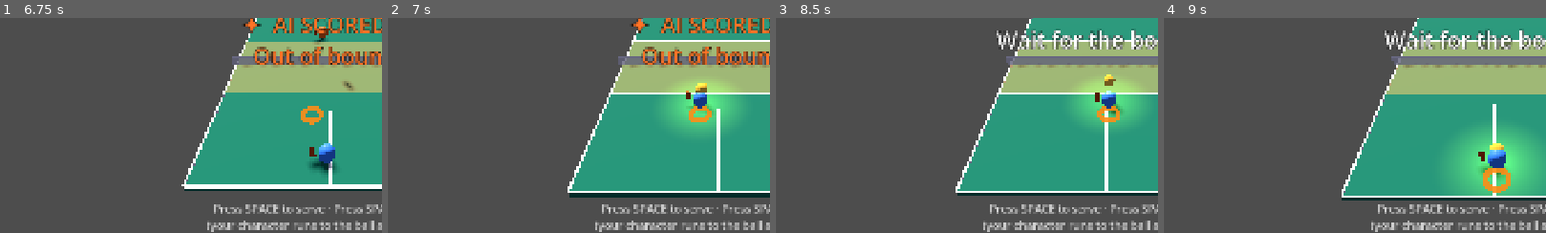
Above: before the commit, frames 1-4 (left to right).
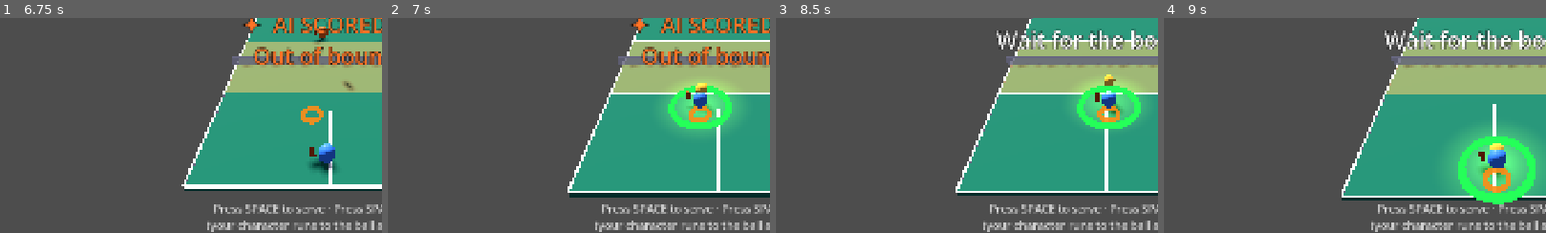
Above: after the commit, the same moments.

Repository: altafhssn/pickleball
Game: Godot game, scene res://scenes/Main.tscn
Two runs of this game, one before a commit and one after it. Both use one fixed random seed, a clock stepped at 60 frames per second and the inputs below.
Inputs (mouse positions are % of the whole screen's width and height, from its top left):
- Up to frame 1 (6.75 s): click "▲" at 0.5 s; click "◀" at 1.25 s; click "▶" at 2 s; click "▼" at 2.75 s; click "▶ Quick Match" at 3.5 s; tap Space at 4.25, 4.52, 5, 5.75, 6.5 s; move the mouse to (72, 45) at 4.27 s; click (72, 45) at 4.42 s; drag from (30, 55) to (45, 70) at 5.02 s; move the mouse to (60, 28) at 5.77 s; click (60, 28) at 5.92 s; drag from (45, 70) to (20, 35) at 6.52 s
- Up to frame 2 (7 s): no input
- Up to frame 3 (8.5 s): tap Space at 7.25, 7.52, 8 s; move the mouse to (80, 65) at 7.27 s; click (80, 65) at 7.42 s; drag from (20, 35) to (35, 25) at 8.02 s
- Up to frame 4 (9 s): move the mouse to (55, 50) at 8.77 s; click (55, 50) at 8.92 s
The pictures show only the part of the screen within x 7-57%, y 45-95%; the shares and areas given below are measured in that part.

Frame 1 is identical in both runs. In frame 2, 1.1% of the frame differs, in the area x 73-90%, y 31-52%; in frame 3, 1.2%; in frame 4, 2.1%, in the area x 77-98%, y 55-87%.

Commit message:
[swing] Perfect-shot indicator with timing-based power
User wanted a sense of "did I time that well?" — added two things:

Visual:
- A torus ring on the floor around the player character, visible while
  the ball is approaching them. Colour-coded by how perfect a swing
  would be right now:
    GREEN  — ball is within PERFECT_DIST (0.45) of the player
    YELLOW — within GOOD_DIST (0.85)
    ORANGE — within PLAYER_HIT_RANGE (1.4) — still a hit, but mid
    RED    — out of range, would whiff
- Updates each frame in _update_swing_zone_ring.

Mechanic:
- _player_swing now delegates to _player_swing_with_shot(shot_type)
  which both the keyboard Space path and the touch buttons use.
- Computes the distance to the ball at impact and maps it to power:
    PERFECT → 1.00  + ✦ PERFECT! ✦ flash
    GOOD    → 0.85  + GOOD! flash
    OK      → 0.65  + OK flash
    > range → no hit, "Whiff!" flash
- Shot type still selects landing depth (LOB deep, DINK short, DRIVE
  mid). Quality just affects pace.

Co-Authored-By: Claude Opus 4.7 <noreply@anthropic.com>

Diff:
--- a/scripts/Main.gd
+++ b/scripts/Main.gd
@@ -84,6 +84,11 @@
 
 # Landing marker — a flat ring on the court showing where the ball will bounce.
 var landing_marker: MeshInstance3D = null
+# Swing-zone ring around the player character: colour-coded by how perfect
+# a swing would be right now.
+var swing_zone_ring: MeshInstance3D = null
+const PERFECT_DIST: float = 0.45
+const GOOD_DIST: float = 0.85
 
 # Rally end-condition tracking
 var bounces_since_last_hit: int = 0
@@ -136,6 +141,7 @@
 
 	# Spawn the landing marker (hidden until first serve).
 	_spawn_landing_marker()
+	_spawn_swing_zone_ring()
 
 	# Spawn the on-screen touch controls overlay.
 	_spawn_touch_controls()
@@ -293,27 +299,48 @@
 
 # Wii-Sports player swing: forgiving — if the ball is anywhere within
 # PLAYER_HIT_RANGE of the character, the swing connects and the ball flies
-# back toward the opponent's court. Direction is biased by where the ball
-# was relative to the character at contact.
+# back toward the opponent's court. Timing quality (distance at impact)
+# controls power: closer = PERFECT, further = OK.
 func _player_swing() -> void:
-	# Don't allow re-hitting a ball we just sent away.
+	_player_swing_with_shot(BallRef.ShotType.DRIVE)
+
+# Single entry point — used by keyboard Space and by the LOB/DRIVE/DINK
+# touch buttons. Computes the timing quality, shows feedback, applies a
+# power proportional to that quality.
+func _player_swing_with_shot(shot_type: int) -> void:
+	if not (rally_active and ball.is_in_play and ball.position.z < 0):
+		return
 	if ball.linear_velocity.z > 0.5:
-		return
+		return  # ball flying away, can't be hit
 	var dist: float = Vector2(player.position.x - ball.position.x, player.position.z - ball.position.z).length()
 	if dist > PLAYER_HIT_RANGE:
-		hud.show_message("Whiff!")
-		return
-	# Direction-from-position: hit ball.x flips to opposite side for a
-	# crisper cross-court feel. Z target is mid-opponent's court.
-	var target_x: float = clampf(-ball.position.x * 0.7 + randf_range(-0.15, 0.15), -0.8, 0.8)
-	var target_z: float = OPPONENT_BASELINE - randf_range(0.2, 0.6)
+		hud.show_message("Whiff!", Color(1, 0.4, 0.4))
+		return
+	var power: float
+	if dist < PERFECT_DIST:
+		hud.show_message("✦ PERFECT! ✦", Color(0.2, 1.0, 0.4))
+		power = 1.0
+	elif dist < GOOD_DIST:
+		hud.show_message("GOOD!", Color(1.0, 0.95, 0.2))
+		power = 0.85
+	else:
+		hud.show_message("OK", Color(1.0, 0.6, 0.2))
+		power = 0.65
+	var target_x: float = clampf(-ball.position.x * 0.7 + randf_range(-0.12, 0.12), -0.8, 0.8)
+	var target_z: float
+	match shot_type:
+		BallRef.ShotType.LOB:
+			target_z = OPPONENT_BASELINE - randf_range(0.05, 0.2)   # deep lob
+		BallRef.ShotType.DINK:
+			target_z = randf_range(0.2, 0.55)                       # near kitchen
+		_:
+			target_z = OPPONENT_BASELINE - randf_range(0.3, 0.55)   # drive mid
 	var target := Vector3(target_x, 0, target_z)
-	# Reuse ball.serve()'s projectile math for an honest landing target.
-	ball.serve(ball.position, target, 0.75)
+	ball.serve(ball.position, target, power)
 	ball.last_hitter_id = 0
-	last_player_shot_type = BallRef.ShotType.DRIVE
-	EventBus.ball_hit.emit(0, BallRef.ShotType.DRIVE, 0.75)
-	_announce_shot(BallRef.ShotType.DRIVE)
+	last_player_shot_type = shot_type
+	EventBus.ball_hit.emit(0, shot_type, power)
+	_announce_shot(shot_type)
 	match_manager.record_hit()
 	_animate_paddle_swing(player)
 
@@ -469,34 +496,55 @@
 	_touch_hit(BallRef.ShotType.DINK)
 
 func _touch_hit(shot_type: int) -> void:
-	if not (rally_active and ball.is_in_play and ball.position.z < 0):
-		return
-	if ball.linear_velocity.z > 0.5:
-		return  # ball flying away — can't be hit
-	var dist: float = Vector2(player.position.x - ball.position.x, player.position.z - ball.position.z).length()
-	if dist > PLAYER_HIT_RANGE:
-		hud.show_message("Whiff!")
-		return
-	var target_x: float = clampf(-ball.position.x * 0.7 + randf_range(-0.15, 0.15), -0.8, 0.8)
-	var target_z: float
-	match shot_type:
-		BallRef.ShotType.LOB:
-			target_z = OPPONENT_BASELINE - randf_range(0.1, 0.25)  # deep
-		BallRef.ShotType.DINK:
-			target_z = randf_range(0.2, 0.55)  # short, near kitchen
-		_:
-			target_z = OPPONENT_BASELINE - randf_range(0.35, 0.6)  # mid
-	var target := Vector3(target_x, 0, target_z)
-	ball.serve(ball.position, target, 0.75)
-	ball.last_hitter_id = 0
-	last_player_shot_type = shot_type
-	EventBus.ball_hit.emit(0, shot_type, 0.75)
-	_announce_shot(shot_type)
-	match_manager.record_hit()
-	_animate_paddle_swing(player)
+	# Touch buttons share the keyboard swing's quality-based pipeline.
+	_player_swing_with_shot(shot_type)
 
 func _on_touch_move(direction: Vector2) -> void:
 	touch_move_dir = direction
+
+func _spawn_swing_zone_ring() -> void:
+	swing_zone_ring = MeshInstance3D.new()
+	var torus: TorusMesh = TorusMesh.new()
+	torus.inner_radius = 0.22
+	torus.outer_radius = 0.28
+	torus.rings = 24
+	torus.ring_segments = 8
+	swing_zone_ring.mesh = torus
+	var mat: StandardMaterial3D = StandardMaterial3D.new()
+	mat.albedo_color = Color(0.2, 1.0, 0.2, 0.9)
+	mat.emission_enabled = true
+	mat.emission = Color(0.2, 1.0, 0.2)
+	mat.emission_energy_multiplier = 0.8
+	mat.shading_mode = BaseMaterial3D.SHADING_MODE_UNSHADED
+	mat.transparency = BaseMaterial3D.TRANSPARENCY_ALPHA
+	swing_zone_ring.material_override = mat
+	swing_zone_ring.visible = false
+	add_child(swing_zone_ring)
+
+func _update_swing_zone_ring() -> void:
+	if swing_zone_ring == null:
+		return
+	# Only show when the ball is approaching the player on their side.
+	if not (rally_active and ball.is_in_play) \
+		or ball.position.z >= 0 \
+		or ball.linear_velocity.z > 0.5:
+		swing_zone_ring.visible = false
+		return
+	swing_zone_ring.visible = true
+	swing_zone_ring.global_position = Vector3(player.position.x, 0.015, player.position.z)
+	var dist: float = Vector2(player.position.x - ball.position.x, player.position.z - ball.position.z).length()
+	var color: Color
+	if dist < PERFECT_DIST:
+		color = Color(0.15, 1.0, 0.35, 1.0)        # green
+	elif dist < GOOD_DIST:
+		color = Color(1.0, 0.95, 0.2, 0.95)        # yellow
+	elif dist < PLAYER_HIT_RANGE:
+		color = Color(1.0, 0.55, 0.15, 0.9)        # orange
+	else:
+		color = Color(1.0, 0.25, 0.25, 0.7)        # red
+	var mat: StandardMaterial3D = swing_zone_ring.material_override as StandardMaterial3D
+	mat.albedo_color = color
+	mat.emission = Color(color.r, color.g, color.b)
 
 func _spawn_landing_marker() -> void:
 	landing_marker = MeshInstance3D.new()
@@ -596,6 +644,7 @@
 	_check_ball_out_of_bounds()
 	_update_turn_indicator()
 	_update_landing_marker()
+	_update_swing_zone_ring()
 	_process_serve_input(delta)
 	_process_rally_input()
 	_process_ai_swing(delta)
